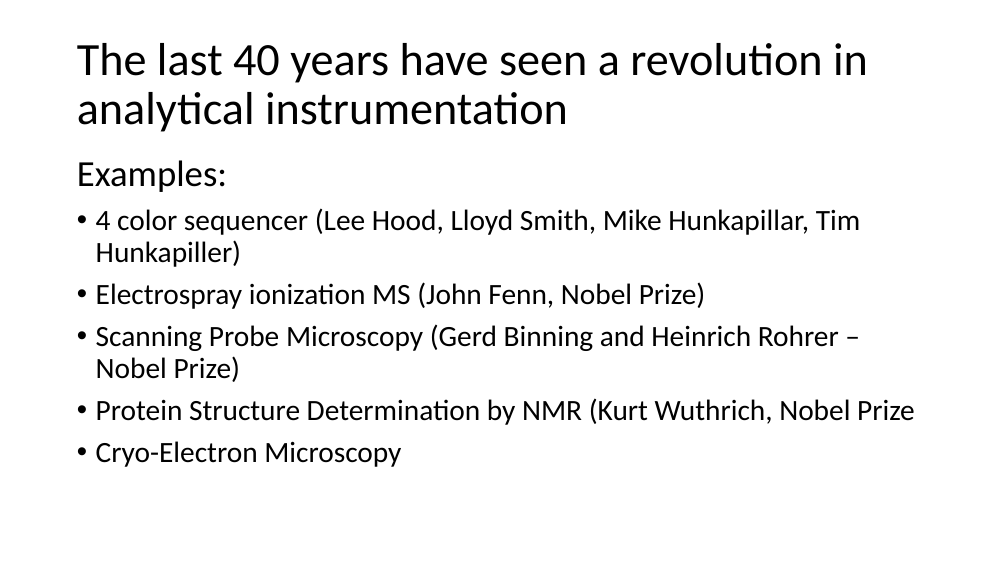
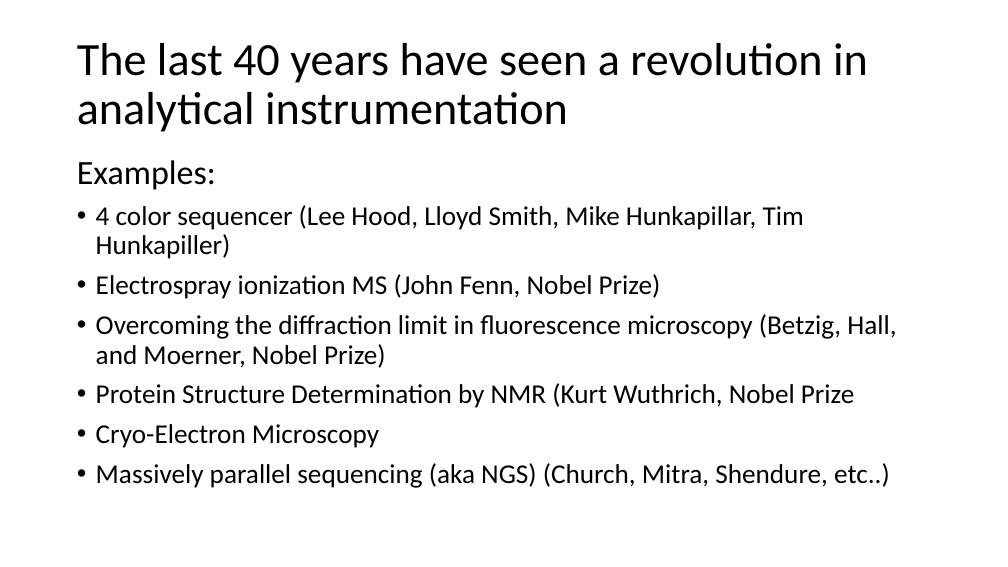
Before and after one commit to beliveau-lab/gen575, a slide deck: slide 7 of lectures/1.Introduction.pptx. Drawn at 1008x567 pixels with LibreOffice and Linux fonts; fonts in the diff are those of the drawing. Boxes give left, top, right and bottom in pixels: in the first picture for what was removed or moved away, otherwise in the second. Text is boxed around its words. In the diff, an @@ line names an element or a change of style, - is before the commit and + after.

```diff
--- a/lectures/1.Introduction.pptx
+++ b/lectures/1.Introduction.pptx
@@ text at box(77, 160, 854, 448): size 35 to 32.4 pt in "Examples:"; size 28 to 25.9 pt in "4 color sequencer (Lee Hood, Lloyd Smith, ...", "Electrospray ionization MS (John Fenn, Nobel Prize)", "Protein Structure Determination by NMR (Kurt Wuthrich, ...", "Cryo-Electron Microscopy" @@
@@ text at box(96, 314, 896, 368): text changed; size 28 to 25.9 pt @@
-• Scanning Probe Microscopy (Gerd Binning and Heinrich Rohrer – Nobel Prize)
+• Overcoming the diffraction limit in fluorescence microscopy (Betzig, Hall, and Moerner, Nobel Prize)
@@ text at box(96, 463, 890, 488): paragraph added @@
+• Massively parallel sequencing (aka NGS) (Church, Mitra, Shendure, etc..)
```
Also in this commit, not shown: 3 other slides changed, 1 slide added, 1 slide removed, 2 other files.
